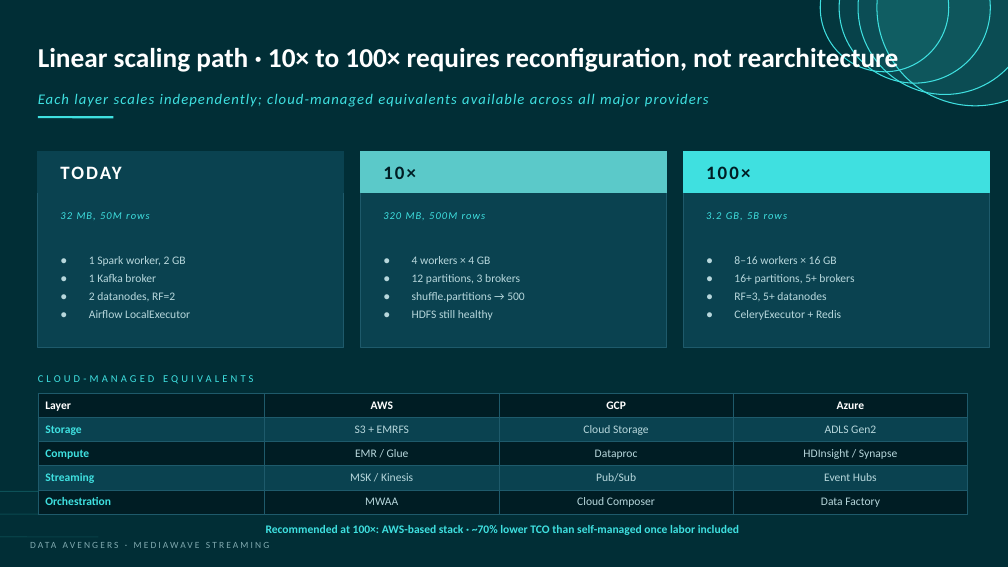
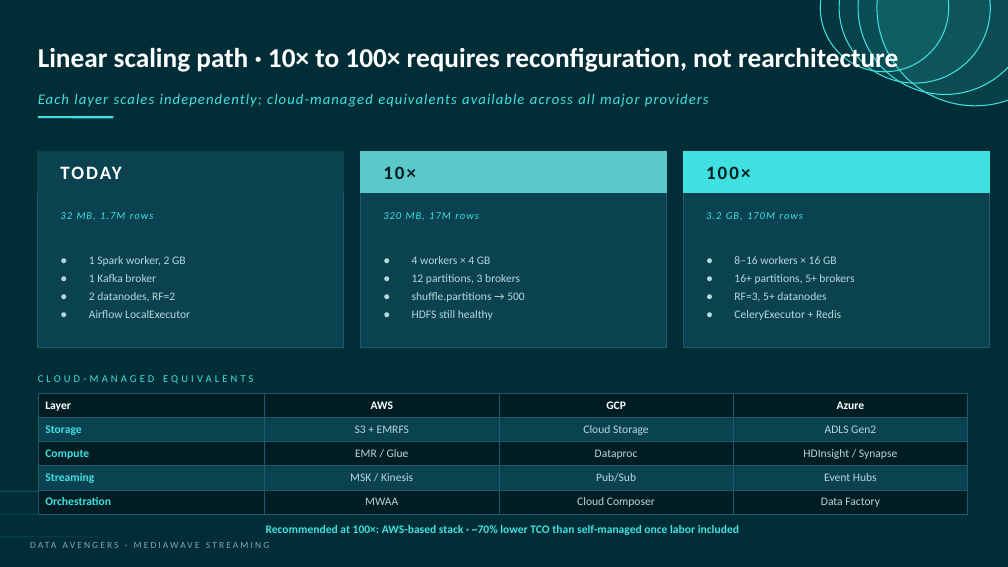
Before and after one commit to qua-ng/ism4545-data-avengers, a slide deck: slide 31 of Final Project/presentation/Slides.pptx (slide 30 before the commit). Drawn at 1008x567 pixels with LibreOffice and Linux fonts; fonts in the diff are those of the drawing. Boxes give left, top, right and bottom in pixels: in the first picture for what was removed or moved away, otherwise in the second. Text is boxed around its words. In the diff, an @@ line names an element or a change of style, - is before the commit and + after.

```diff
--- a/Final Project/presentation/Slides.pptx
+++ b/Final Project/presentation/Slides.pptx
@@ text at [60, 212, 154, 220]: text changed @@
-32 MB, 50M rows
+32 MB, 1.7M rows
@@ text at [383, 212, 479, 220]: text changed @@
-320 MB, 500M rows
+320 MB, 17M rows
@@ text at [706, 212, 803, 220]: text changed @@
-3.2 GB, 5B rows
+3.2 GB, 170M rows
```
Also in this commit, not shown: 7 other slides changed, 1 slide added, 2 other files.
